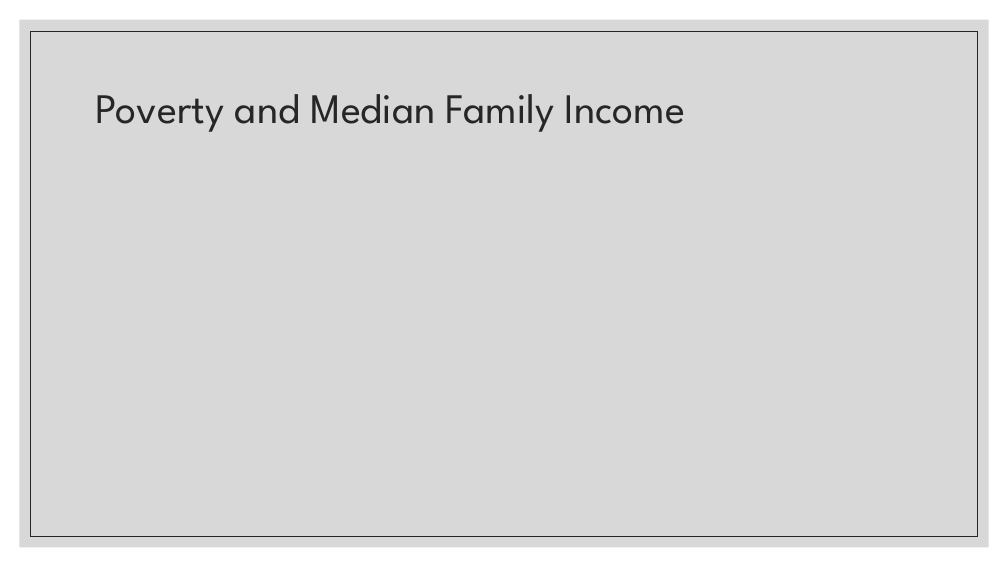
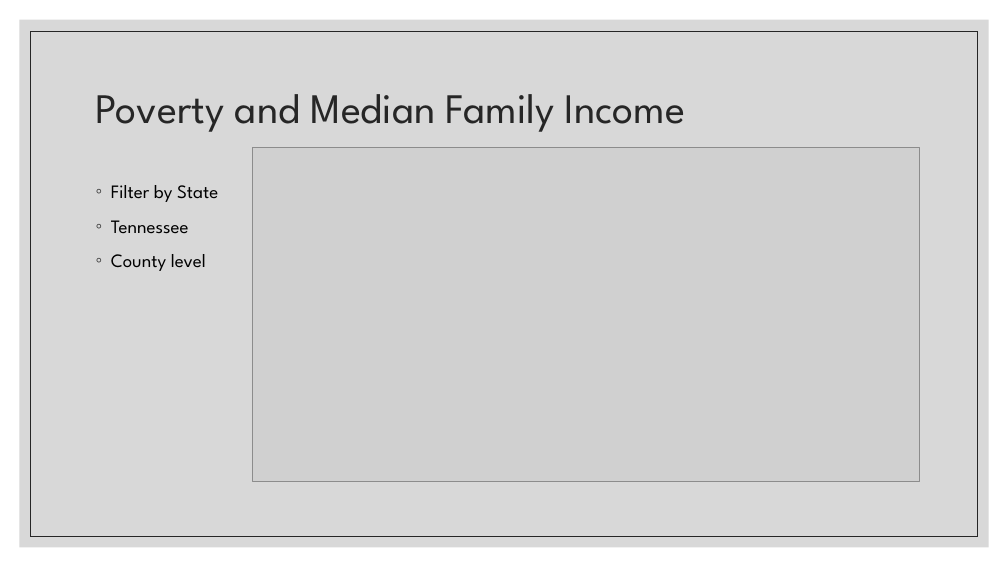
Before and after one commit to annrinTN/capstone_annrumsey, a slide deck: slide 12 of NSS Capstone Ann Rumsey.pptx (slide 14 before the commit). Drawn at 1008x567 pixels with LibreOffice and Linux fonts; fonts in the diff are those of the drawing; grey boxes stand for pictures. Boxes give left, top, right and bottom in pixels: in the first picture for what was removed or moved away, otherwise in the second. Text is boxed around its words. In the diff, an @@ line names an element or a change of style, - is before the commit and + after.

```diff
--- a/NSS Capstone Ann Rumsey.pptx
+++ b/NSS Capstone Ann Rumsey.pptx
@@ picture added at [252, 147, 920, 482] @@
@@ text added at [111, 185, 218, 271], 18 pt, text #000000 @@
+◦ Filter by State
+◦ Tennessee
+◦ County level
```
Also in this commit, not shown: 5 other slides changed, 7 slides added, 15 slides removed, 8 other files.
